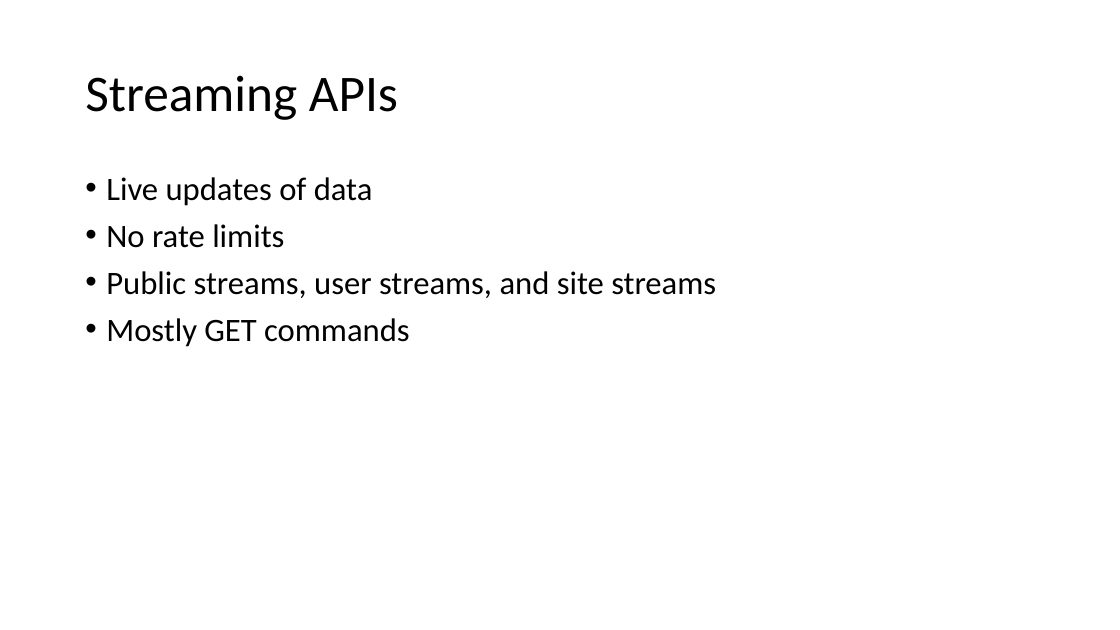
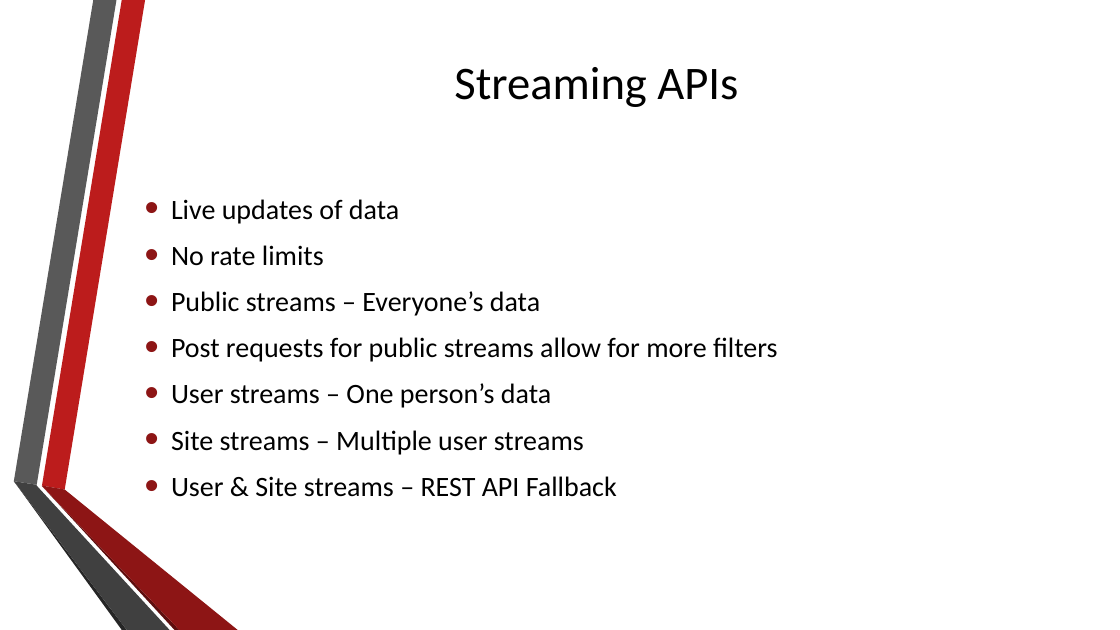
Before and after one commit to deniseygrace/COT-4935-Group-7-Project, a slide deck: slide 10 of Twitter Powerpoint_02_04_05.pptx (slide 9 before the commit). Drawn at 1120x630 pixels with LibreOffice and Linux fonts; fonts in the diff are those of the drawing; background and template pictures are left out. Boxes give left, top, right and bottom in pixels: in the first picture for what was removed or moved away, otherwise in the second. Text is boxed around its words. In the diff, an @@ line names an element or a change of style, - is before the commit and + after.

Commit message:
Perfected the PPT
more stuff added under APIs and case studies

```diff
--- a/Twitter Powerpoint_02_04_05.pptx
+++ b/Twitter Powerpoint_02_04_05.pptx
@@ title "Streaming APIs": place and size @@
-title "Streaming APIs" at bbox=[85, 75, 398, 120]
+title "Streaming APIs" at bbox=[454, 67, 738, 107]
@@ title "Streaming APIs" at bbox=[454, 67, 738, 107]: size 44 to 40 pt; alignment left to centre; line spacing 0.9 to 1 @@
@@ text "Live updates of data": place and size @@
-text "Live updates of data" at bbox=[106, 177, 716, 347]
+text "Live updates of data" at bbox=[171, 199, 777, 497]
@@ text "Live updates of data" at bbox=[171, 199, 777, 497]: vertical alignment top to middle @@
@@ text at bbox=[171, 199, 399, 266]: size 28 to 24 pt in "Live updates of data", "No rate limits"; indent changed; line spacing 0.9 to 1 @@
@@ text at bbox=[171, 291, 777, 497]: text changed; size 28 to 24 pt @@
-• Public streams, user streams, and site streams
-• Mostly GET commands
+• Public streams – Everyone’s data
+• Post requests for public streams allow for more filters
+• User streams – One person’s data
+• Site streams – Multiple user streams
+• User & Site streams – REST API Fallback
@@ group added at bbox=[13, 0, 238, 630]: 6 freeform shapes @@
```
Also in this commit, not shown: 21 other slides changed, 11 slides added, 2 slides removed, 4 other files.
